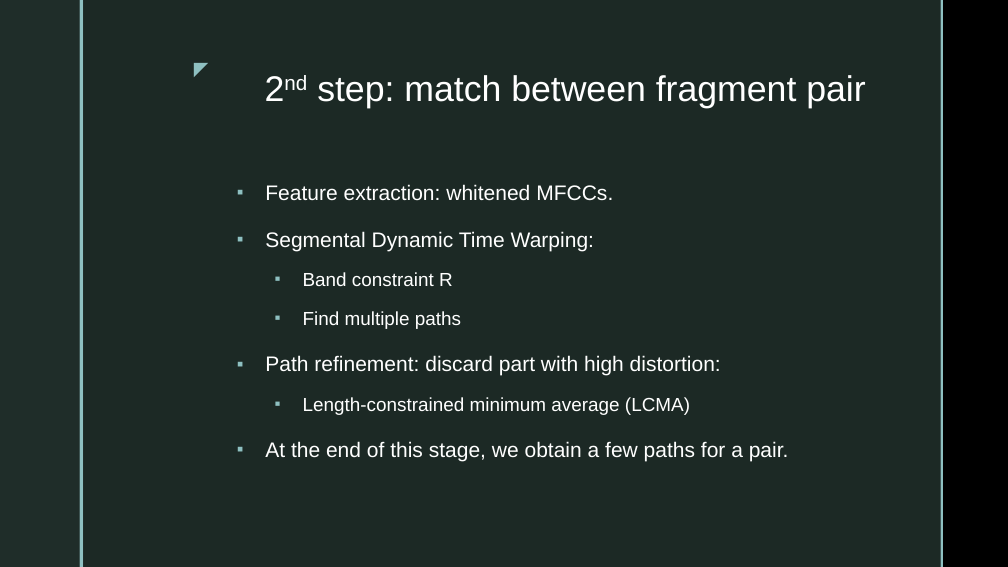
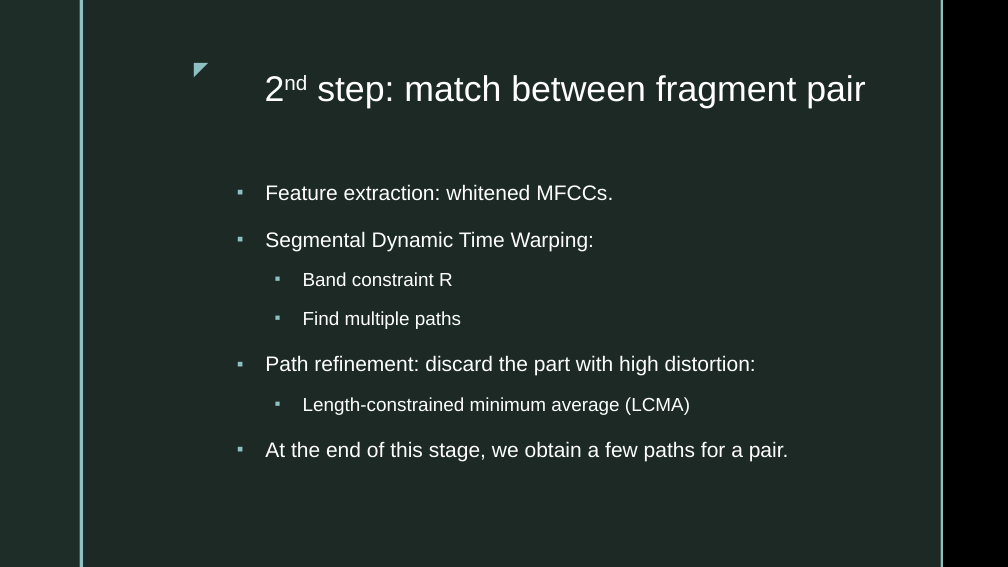
Before and after one commit to Crispher/Speech-Science, a slide deck: slide 5 of Unsupervised Pattern Discovery in Speech.pptx. Drawn at 1008x567 pixels with LibreOffice and Linux fonts; fonts in the diff are those of the drawing; background and template pictures are left out. Boxes give left, top, right and bottom in pixels: in the first picture for what was removed or moved away, otherwise in the second. Text is boxed around its words. In the diff, an @@ line names an element or a change of style, - is before the commit and + after.

```diff
--- a/Unsupervised Pattern Discovery in Speech.pptx
+++ b/Unsupervised Pattern Discovery in Speech.pptx
@@ text at <box>265,355,756,376</box>: text changed @@
-▪ Path refinement: discard part with high distortion:
+▪ Path refinement: discard the part with high distortion:
```
Also in this commit, not shown: 2 other slides changed, 4 other files.
